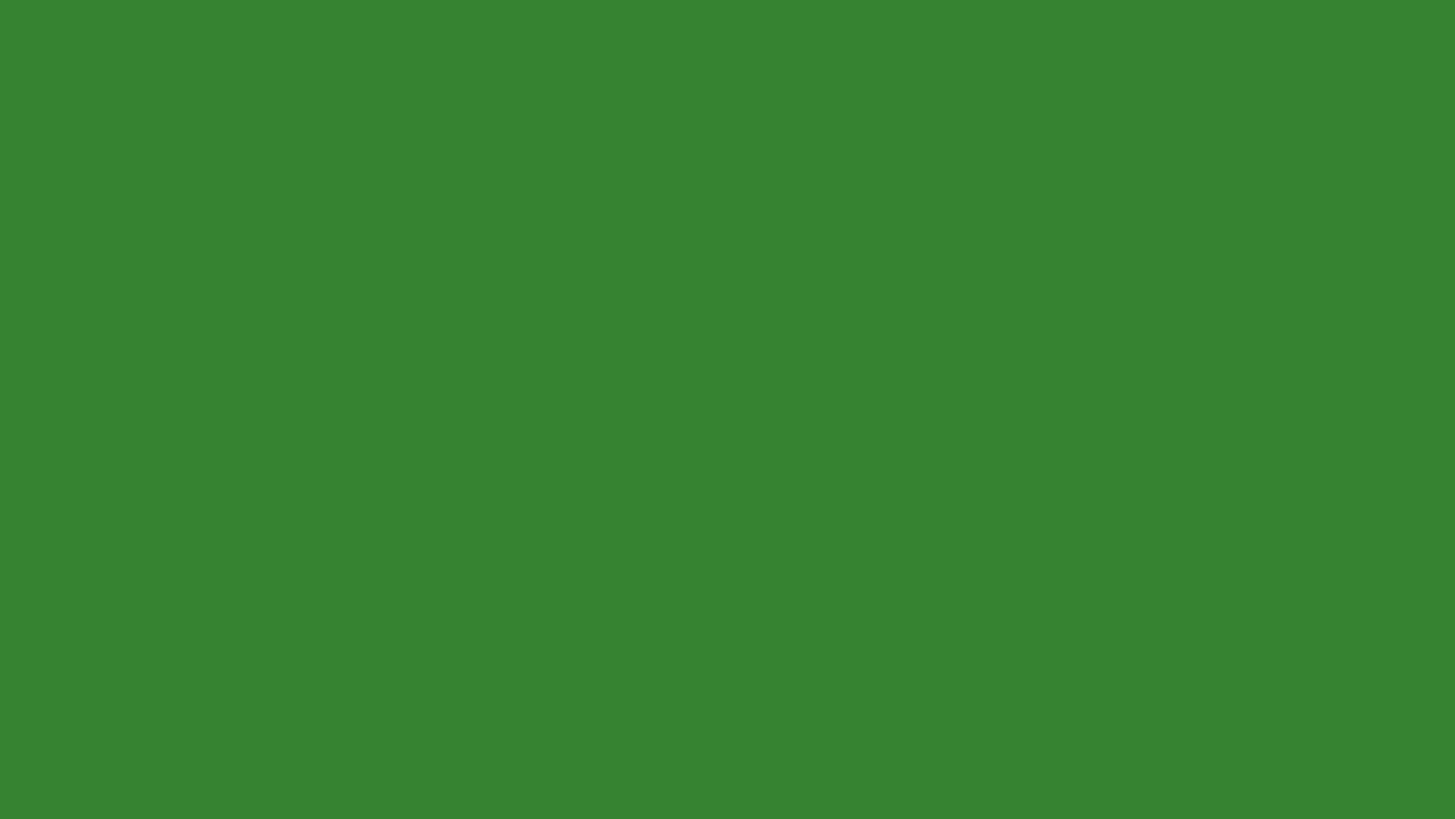
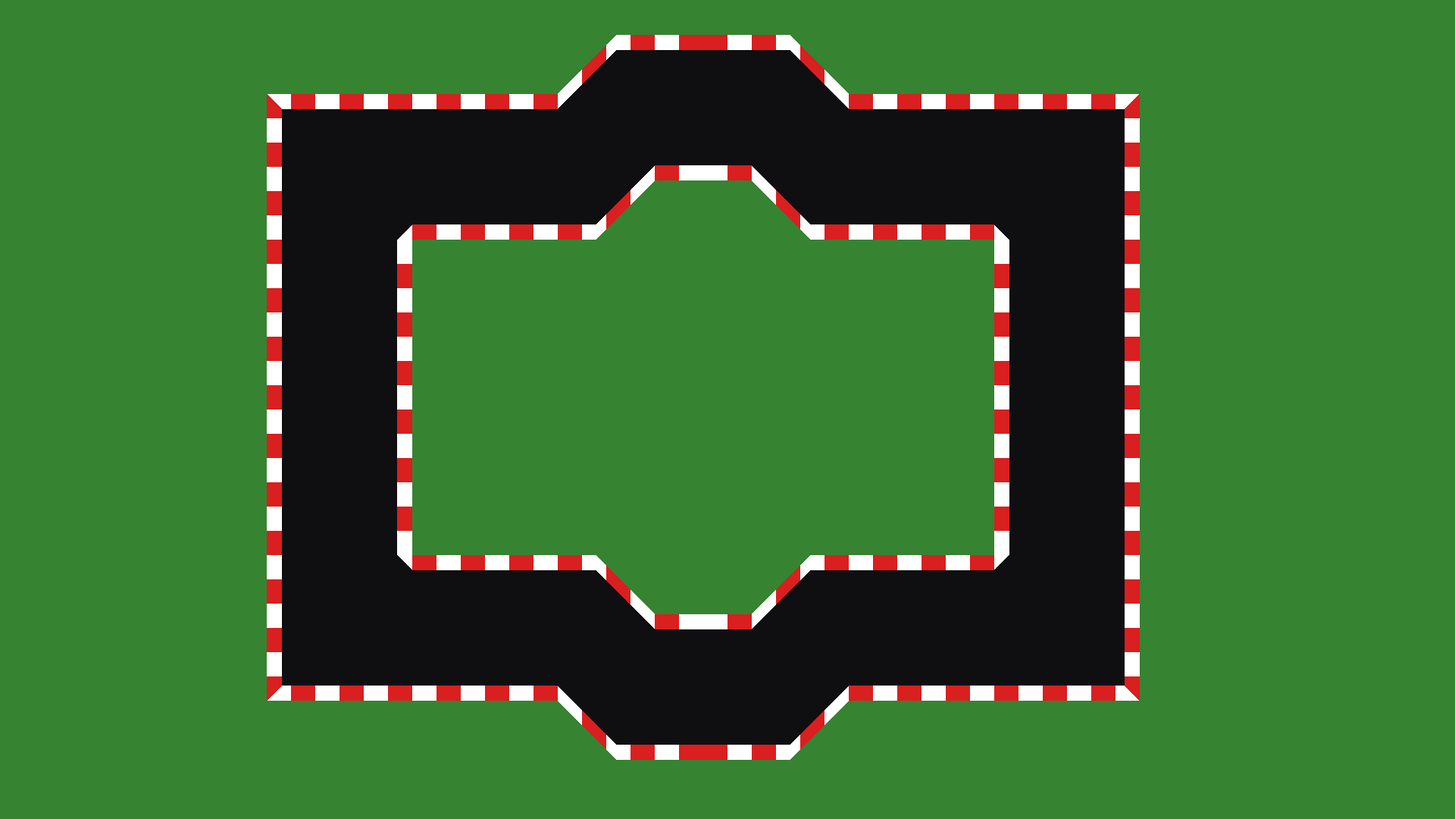
Layered file, before and after one edit (1455 × 819). Changes by layer:
added layer "Layer 10" above "Layer 1" over box(266, 34, 1141, 760)
